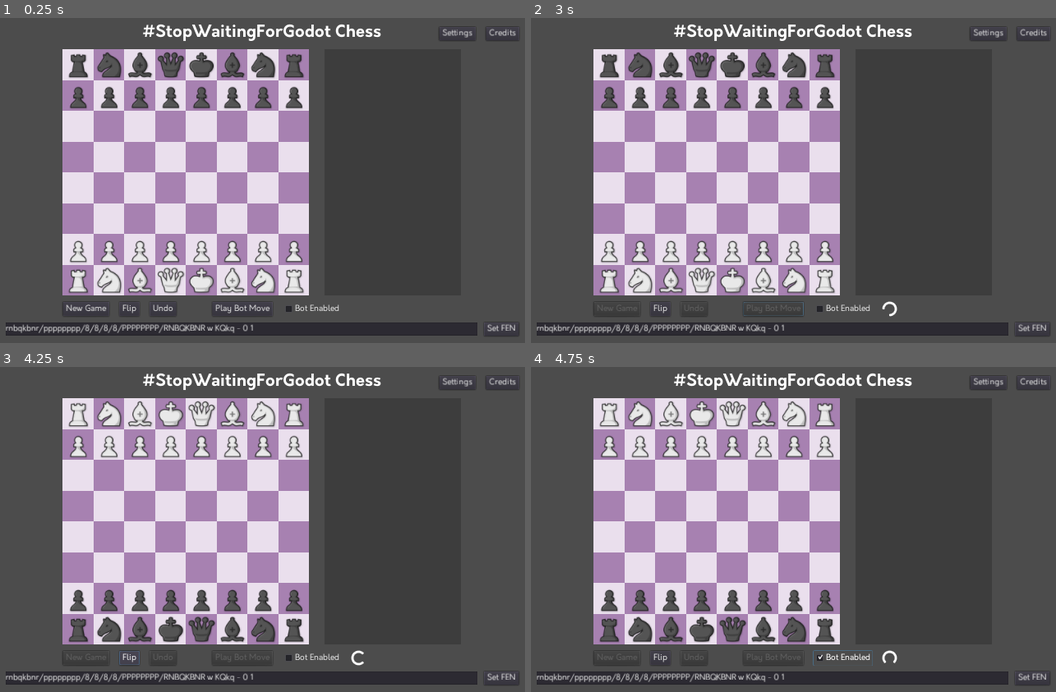
Above: before the commit, frames 1-4 (two rows, left to right).
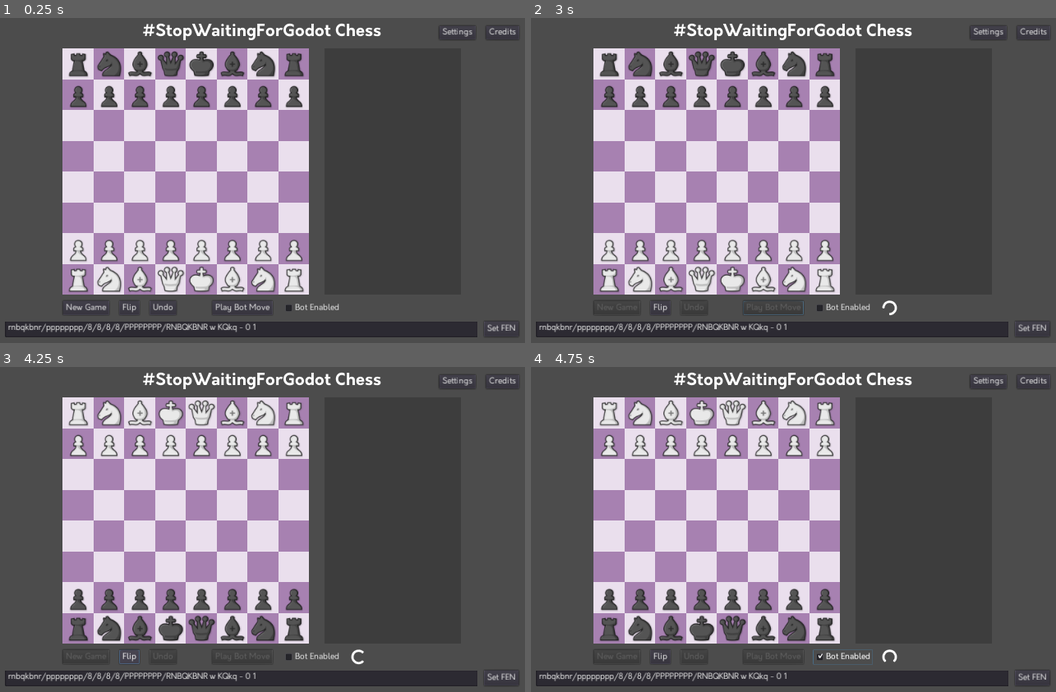
Above: after the commit, the same moments.

Repository: thearst3rd/stopwaitingforgodot-chess
Game: Godot game, scene res://src/Game.tscn
Two runs of this game, one before a commit and one after it. Both use one fixed random seed, a clock stepped at 60 frames per second and the inputs below.
Inputs:
- Up to frame 1 (0.25 s): no input
- Up to frame 2 (3 s): click "Set FEN" at 0.5 s; click "New Game" at 1.25 s; click "New Game" at 2 s; click "Play Bot Move" at 2.75 s
- Up to frame 3 (4.25 s): click "Flip" at 3.5 s
- Up to frame 4 (4.75 s): click "Bot Enabled" at 4.25 s

The runs differ from the first frame. In frame 1, 6.3% of the frame differs, in the area x 0-99%, y 1-99%; in frame 2, 6.2%; in frame 3, 6.2%; in frame 4, 6.2%.
Error after the commit: Invalid type in function 'set_fen' in base 'Reference (Chess.gd)'. Cannot convert argument 1 from Object to String. (res://src/Game.gd:160)

Commit message:
Use correct node types
TextEdit -> LineEdit since we only need to handle one line, and now you
can hit enter to set the fen
ToolButton -> LinkButton. Turns out, there's literally a button type for
clickable links

Diff:
--- a/src/CreditsMenu.tscn
+++ b/src/CreditsMenu.tscn
@@ -21,9 +21,6 @@
 [sub_resource type="DynamicFont" id=4]
 size = 20
 font_data = ExtResource( 1 )
-
-[sub_resource type="DynamicFont" id=5]
-font_data = ExtResource( 4 )
 
 [sub_resource type="DynamicFont" id=6]
 size = 22
@@ -106,7 +103,7 @@
 
 [node name="V" type="VBoxContainer" parent="M/Panel/M/ScrollContainer"]
 margin_right = 1080.0
-margin_bottom = 2440.0
+margin_bottom = 2432.0
 size_flags_horizontal = 3
 custom_constants/separation = 12
 
@@ -164,11 +161,22 @@
 text = "#StopWaitingForGodot Chess is my entry to Terry Cavanaugh's #StopWaitingForGodot game jam. I had a lot of fun w …(527 unchanged characters)…
 autowrap = true
 
-[node name="RepoLink" type="ToolButton" parent="M/Panel/M/ScrollContainer/V"]
+[node name="RepoLinkCenterer" type="Control" parent="M/Panel/M/ScrollContainer/V"]
 margin_top = 212.0
 margin_right = 1080.0
-margin_bottom = 240.0
-custom_fonts/font = SubResource( 5 )
+margin_bottom = 232.0
+rect_min_size = Vector2( 0, 20 )
+
+[node name="RepoLink" type="LinkButton" parent="M/Panel/M/ScrollContainer/V/RepoLinkCenterer"]
+anchor_left = 0.5
+anchor_top = 0.5
+anchor_right = 0.5
+anchor_bottom = 0.5
+margin_left = -221.0
+margin_top = -10.0
+margin_right = 221.0
+margin_bottom = 10.0
+size_flags_horizontal = 0
 custom_colors/font_color = Color( 0.239216, 0.537255, 1, 1 )
 custom_colors/font_color_hover = Color( 0.439216, 0.662745, 1, 1 )
 custom_colors/font_color_pressed = Color( 0.1704, 0.38624, 0.71, 1 )
@@ -178,9 +186,9 @@
 }
 
 [node name="CreditsInRepo" type="Label" parent="M/Panel/M/ScrollContainer/V"]
-margin_top = 252.0
-margin_right = 1080.0
-margin_bottom = 272.0
+margin_top = 244.0
+margin_right = 1080.0
+margin_bottom = 264.0
 text = "Additionally, these credits (with links and more detail) are available in the GitHub repo - in CREDITS.md."
 autowrap = true
 __meta__ = {
@@ -188,23 +196,23 @@
 }
 
 [node name="Spacer" type="Control" parent="M/Panel/M/ScrollContainer/V"]
-margin_top = 284.0
-margin_right = 1080.0
-margin_bottom = 294.0
+margin_top = 276.0
+margin_right = 1080.0
+margin_bottom = 286.0
 rect_min_size = Vector2( 0, 10 )
 
 [node name="Assets" type="Label" parent="M/Panel/M/ScrollContainer/V"]
-margin_top = 306.0
-margin_right = 1080.0
-margin_bottom = 344.0
+margin_top = 298.0
+margin_right = 1080.0
+margin_bottom = 336.0
 custom_fonts/font = SubResource( 1 )
 text = "Assets"
 align = 1
 
 [node name="CenterContainer" type="CenterContainer" parent="M/Panel/M/ScrollContainer/V"]
-margin_top = 356.0
-margin_right = 1080.0
-margin_bottom = 736.0
+margin_top = 348.0
+margin_right = 1080.0
+margin_bottom = 728.0
 __meta__ = {
 "_edit_use_anchors_": false
 }
@@ -582,23 +590,23 @@
 }
 
 [node name="Spacer2" type="Control" parent="M/Panel/M/ScrollContainer/V"]
-margin_top = 748.0
-margin_right = 1080.0
-margin_bottom = 758.0
+margin_top = 740.0
+margin_right = 1080.0
+margin_bottom = 750.0
 rect_min_size = Vector2( 0, 10 )
 
 [node name="Licenses" type="Label" parent="M/Panel/M/ScrollContainer/V"]
-margin_top = 770.0
-margin_right = 1080.0
-margin_bottom = 808.0
+margin_top = 762.0
+margin_right = 1080.0
+margin_bottom = 800.0
 custom_fonts/font = SubResource( 1 )
 text = "Licenses"
 align = 1
 
 [node name="CenterContainer2" type="CenterContainer" parent="M/Panel/M/ScrollContainer/V"]
-margin_top = 820.0
-margin_right = 1080.0
-margin_bottom = 2391.0
+margin_top = 812.0
+margin_right = 1080.0
+margin_bottom = 2383.0
 
 [node name="HBoxContainer" type="HBoxContainer" parent="M/Panel/M/ScrollContainer/V/CenterContainer2"]
 margin_left = 38.0
@@ -838,15 +846,15 @@
 autowrap = true
 
 [node name="Spacer3" type="Control" parent="M/Panel/M/ScrollContainer/V"]
-margin_top = 2403.0
-margin_right = 1080.0
-margin_bottom = 2413.0
+margin_top = 2395.0
+margin_right = 1080.0
+margin_bottom = 2405.0
 rect_min_size = Vector2( 0, 10 )
 
 [node name="Footer" type="Label" parent="M/Panel/M/ScrollContainer/V"]
-margin_top = 2425.0
-margin_right = 1080.0
-margin_bottom = 2440.0
+margin_top = 2417.0
+margin_right = 1080.0
+margin_bottom = 2432.0
 custom_fonts/font = SubResource( 14 )
 text = "Man I spent way too long making this credits screen, I should've just linked to the GitHub and called it at that. It does look cool at least :)"
 align = 1
@@ -861,5 +869,5 @@
 "_edit_use_anchors_": false
 }
 
-[connection signal="pressed" from="M/Panel/M/ScrollContainer/V/RepoLink" to="." method="_on_RepoLink_pressed"]
+[connection signal="pressed" from="M/Panel/M/ScrollContainer/V/RepoLinkCenterer/RepoLink" to="." method="_on_RepoLink_pressed"]
 [connection signal="pressed" from="BackButton" to="." method="_on_BackButton_pressed"]
--- a/src/Game.gd
+++ b/src/Game.gd
@@ -11,6 +11,7 @@
 onready var reset_button = find_node("ResetButton")
 onready var undo_button = find_node("UndoButton")
 onready var bot_button = find_node("BotButton")
+onready var fen_text = find_node("FenText")
 
 var legal_moves = null
 var bot_thinking = false
@@ -156,7 +157,16 @@
 func _on_SetFen_pressed():
 	bot_thinking = false
 	bot_timer.stop()
-	if chess.set_fen(find_node("FenText").text):
+	if chess.set_fen(fen_text):
+		update_state()
+	else:
+		find_node("InvalidFen").show()
+		find_node("InvalidFenTimer").start()
+
+func _on_FenText_text_entered(new_text):
+	if bot_thinking:
+		return
+	if chess.set_fen(new_text):
 		update_state()
 	else:
 		find_node("InvalidFen").show()
--- a/src/Game.tscn
+++ b/src/Game.tscn
@@ -33,9 +33,9 @@
 
 [node name="V" type="VBoxContainer" parent="C"]
 margin_left = 140.0
-margin_top = 296.0
+margin_top = 294.0
 margin_right = 1140.0
-margin_bottom = 424.0
+margin_bottom = 426.0
 rect_min_size = Vector2( 1000, 0 )
 custom_constants/separation = 12
 __meta__ = {
@@ -182,18 +182,18 @@
 [node name="H2" type="HBoxContainer" parent="C/V"]
 margin_top = 102.0
 margin_right = 1000.0
-margin_bottom = 128.0
+margin_bottom = 132.0
 custom_constants/separation = 12
 
-[node name="FenText" type="TextEdit" parent="C/V/H2"]
+[node name="FenText" type="LineEdit" parent="C/V/H2"]
 margin_right = 918.0
-margin_bottom = 26.0
+margin_bottom = 30.0
 size_flags_horizontal = 3
 
 [node name="SetFen" type="Button" parent="C/V/H2"]
 margin_left = 930.0
 margin_right = 1000.0
-margin_bottom = 26.0
+margin_bottom = 30.0
 text = "Set FEN"
 
 [node name="InvalidFen" type="Label" parent="C/V/H2"]
@@ -238,6 +238,7 @@
 [connection signal="pressed" from="C/V/C/V/H2/BotButton" to="." method="_on_BotButton_pressed"]
 [connection signal="pressed" from="C/V/C/V/H2/BotCheck" to="." method="_on_BotCheck_pressed"]
 [connection signal="timeout" from="C/V/C/V/H2/BotTimer" to="." method="_on_BotTimer_timeout"]
+[connection signal="text_entered" from="C/V/H2/FenText" to="." method="_on_FenText_text_entered"]
 [connection signal="pressed" from="C/V/H2/SetFen" to="." method="_on_SetFen_pressed"]
 [connection signal="timeout" from="C/V/H2/InvalidFenTimer" to="." method="_on_InvalidFenTimer_timeout"]
 [connection signal="settings_changed" from="SettingsMenu" to="." method="_on_SettingsMenu_settings_changed"]
Not shown: 3 places in src/CreditsMenu.tscn that only renumber resources
